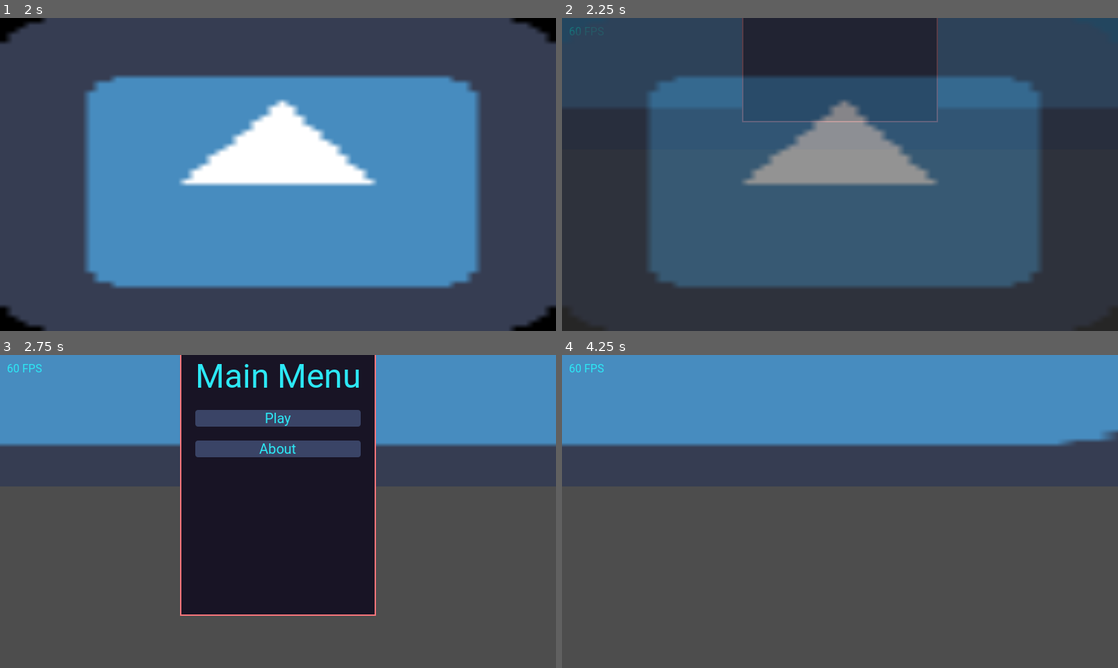
Above: before the commit, frames 1-4 (two rows, left to right).
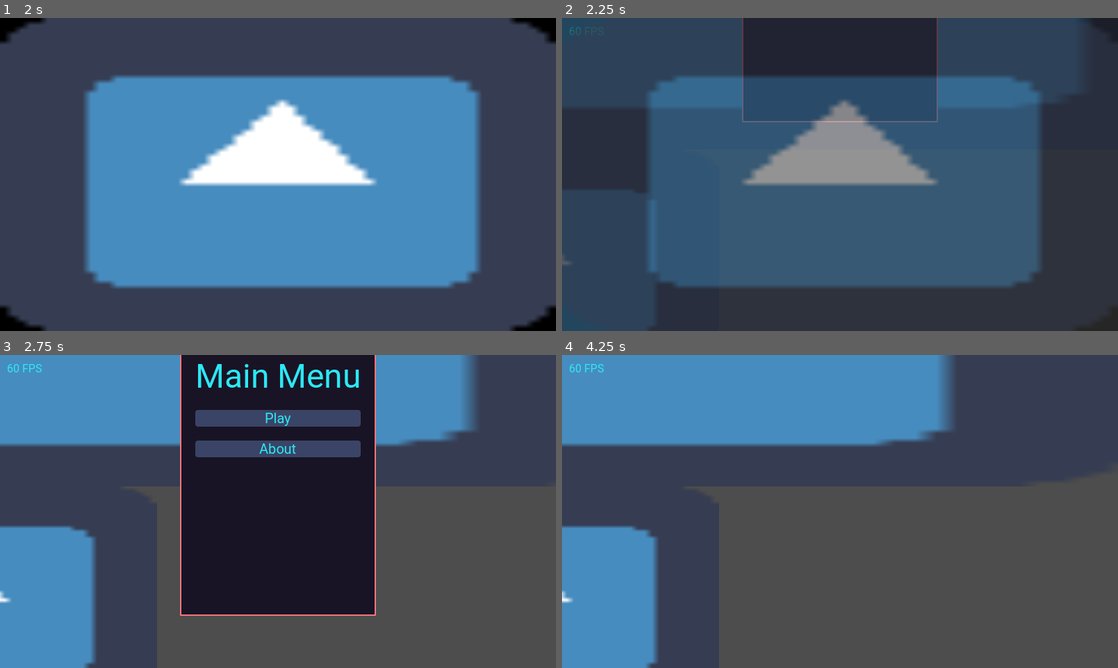
Above: after the commit, the same moments.

Repository: Bloodyaugust/ld-53
Game: Godot game, scene res://scenes/main.tscn
Two runs of this game, one before a commit and one after it. Both use one fixed random seed, a clock stepped at 60 frames per second and the inputs below. The engine's default icon, where the game draws it, is replaced by a stand-in: a white triangle on a blue panel in a dark square.
Inputs (mouse positions are in pixels of both pictures, inside the frame that each line leads up to):
- Up to frame 1 (2 s): tap Enter at 0.5 s; move the mouse to (400, 158) at 0.52 s; hold Right (ui_right) 0.53-1.25 s; click (400, 158) at 0.67 s; tap Space at 1.25 s; drag from (166, 190) to (250, 237) at 1.27 s
- Up to frame 2 (2.25 s): tap Enter at 2 s; move the mouse to (895, 105) at 2.02 s; hold Right (ui_right) from 2.03 s (still down)
- Up to frame 3 (2.75 s): keep holding Right (ui_right)
- Up to frame 4 (4.25 s): release Right (ui_right) at 2.75 s; click "Play" at 2.75 s; click "Play" at 3.5 s

Frame 1 is identical in both runs. In frame 2, 8.7% of the frame differs, in the area x 0-100%, y 0-100%; in frame 3, 13%; in frame 4, 17%.

Commit message:
Add Truck
Integrate move_speed with game state, attach player to truck as it moves
into the screen while game is over. Detach once game is started.

Diff:
--- a/actors/Player.gd
+++ b/actors/Player.gd
@@ -6,9 +6,12 @@
   DOUBLEJUMPING,
   TRIPPING,
   DRIVING,
+  RESETTING,
 }
 
 @export var data: PlayerData
+
+@onready var _truck: Node2D = %Truck
 
 var _state: STATES = STATES.RUNNING
 var _time_running: float = 0.0
@@ -18,7 +21,7 @@
   if _tween:
     _tween.kill()
 
-  _tween = get_tree().create_tween().set_trans(Tween.TRANS_CUBIC)
+  _tween = create_tween().set_trans(Tween.TRANS_CUBIC)
 
   match _state:
     STATES.RUNNING:
@@ -36,10 +39,37 @@
 
   _tween.tween_callback(func(): _state = STATES.RUNNING)
 
+func _on_store_state_changed(state_key: String, substate) -> void:
+  match state_key:
+    "game":
+      match substate:
+        GameConstants.GAME_OVER:
+          _state = STATES.DRIVING
+          Store.state.move_speed = data.max_move_speed
+        GameConstants.GAME_STARTING:
+          if _tween:
+            _tween.kill()
+
+          _tween = create_tween().set_trans(Tween.TRANS_LINEAR)
+          _state = STATES.RESETTING
+          Store.state.move_speed = 0.0
+          _tween.tween_property(self, "position", Vector2(-700.0, 0.0), 1.0)
+          _tween.tween_callback(func():
+            _state = STATES.RUNNING
+
+            Store.set_state("game", GameConstants.GAME_IN_PROGRESS)
+          )
+
 func _process(delta):
-  _time_running = clampf(_time_running + delta, 0.0, data.time_to_max_move_speed)
-
-  Store.state.move_speed = data.max_move_speed * (_time_running / data.time_to_max_move_speed)
+  match _state:
+    STATES.RUNNING, STATES.JUMPING, STATES.DOUBLEJUMPING:
+      _time_running = clampf(_time_running + delta, 0.0, data.time_to_max_move_speed)
+      Store.state.move_speed = data.max_move_speed * (_time_running / data.time_to_max_move_speed)
+    STATES.TRIPPING:
+      _time_running = 0.0
+      Store.state.move_speed = 0.0
+    STATES.DRIVING:
+      position = _truck.position
 
   match _state:
     STATES.RUNNING:
@@ -48,3 +78,6 @@
     STATES.JUMPING:
       if Input.is_action_just_pressed("move_up") && _tween.get_total_elapsed_time() > 0.25 && _tween.get_total_elapsed_time() < 0.35:
         _jump()
+
+func _ready():
+  Store.state_changed.connect(_on_store_state_changed)
--- a/actors/Player.tscn
+++ /dev/null
@@ -1,10 +0,0 @@
-[gd_scene load_steps=4 format=3 uid="uid://dngu6lih2xxlo"]
-
-[ext_resource type="Texture2D" uid="uid://4typrc2p2rra" path="res://icon.png" id="1_fvn43"]
-[ext_resource type="Script" path="res://actors/Player.gd" id="2_t3qum"]
-[ext_resource type="Resource" uid="uid://tsqf267nyyx7" path="res://data/base_player_data.tres" id="3_l6mbf"]
-
-[node name="Player" type="Sprite2D"]
-texture = ExtResource("1_fvn43")
-script = ExtResource("2_t3qum")
-data = ExtResource("3_l6mbf")
--- /dev/null
+++ b/actors/Truck.gd
@@ -0,0 +1,22 @@
+extends Sprite2D
+
+var _tween: Tween
+
+func _on_store_state_changed(state_key: String, substate) -> void:
+  match state_key:
+    "game":
+      match substate:
+        GameConstants.GAME_OVER:
+          if _tween:
+            _tween.kill()
+
+          _tween = create_tween().set_trans(Tween.TRANS_LINEAR)
+          _tween.tween_property(self, "position", Vector2(-500.0, 120.0), 1.0)
+
+func _process(delta):
+  match Store.state.game:
+    GameConstants.GAME_IN_PROGRESS:
+      position -= Vector2(Store.state.move_speed * delta, 0.0)
+
+func _ready():
+  Store.state_changed.connect(_on_store_state_changed)
--- a/scenes/main.tscn
+++ b/scenes/main.tscn
@@ -1,10 +1,12 @@
-[gd_scene load_steps=11 format=3 uid="uid://bfjaqu2i4i63i"]
+[gd_scene load_steps=13 format=3 uid="uid://bfjaqu2i4i63i"]
 
 [ext_resource type="Script" path="res://views/FPS.gd" id="1"]
-[ext_resource type="PackedScene" uid="uid://dngu6lih2xxlo" path="res://actors/Player.tscn" id="1_4pt6e"]
 [ext_resource type="Texture2D" uid="uid://4typrc2p2rra" path="res://icon.png" id="2"]
 [ext_resource type="Theme" uid="uid://co811ue55i33m" path="res://resources/base_theme.tres" id="2_1ffbx"]
+[ext_resource type="Script" path="res://actors/Player.gd" id="2_2opep"]
+[ext_resource type="Resource" uid="uid://tsqf267nyyx7" path="res://data/base_player_data.tres" id="3_o2wyl"]
 [ext_resource type="Script" path="res://views/MainMenu.gd" id="4"]
+[ext_resource type="Script" path="res://actors/Truck.gd" id="4_po0hw"]
 [ext_resource type="PackedScene" path="res://lib/BetterCam.tscn" id="5"]
 [ext_resource type="Script" path="res://views/Splash.gd" id="6"]
 [ext_resource type="Script" path="res://views/About.gd" id="7_xk6j8"]
@@ -13,8 +15,19 @@
 
 [node name="Node2D" type="Node2D"]
 
-[node name="Player" parent="." instance=ExtResource("1_4pt6e")]
-position = Vector2(-739, -91)
+[node name="Player" type="Sprite2D" parent="."]
+unique_name_in_owner = true
+position = Vector2(-700, 0)
+texture = ExtResource("2")
+script = ExtResource("2_2opep")
+data = ExtResource("3_o2wyl")
+
+[node name="Truck" type="Sprite2D" parent="."]
+unique_name_in_owner = true
+position = Vector2(-1600, 120)
+scale = Vector2(10.2031, 4.90625)
+texture = ExtResource("2")
+script = ExtResource("4_po0hw")
 
 [node name="UIRoot" type="CanvasLayer" parent="."]
 
